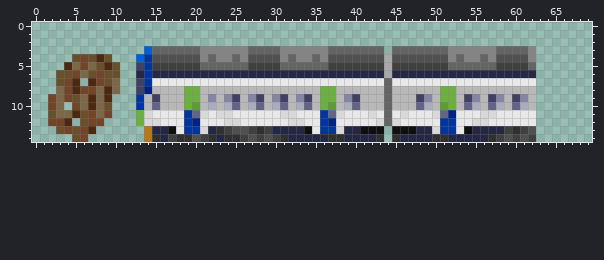
Sprite sheet, stored at docs/download_page/_static/CDC.png. Above is the file before it was changed.
The file is 70x15 pixels.
After:
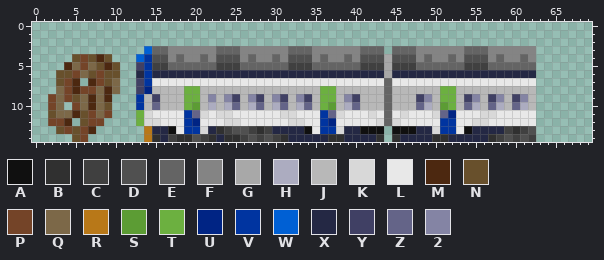
Palette (. is transparent): A #101010  B #303030  C #404040  D #505050  E #646464  F #848484  G #a8a8a8  H #acacc0  J #b8b8b8  K #d8d8d8  L #e8e8e8  M #4c2810  N #68502c  P #744428  Q #7c6848  R #b87818  S #5c9c34  T #6cb040  U #002484  V #0034a0  W #0060d4  X #242844  Y #404064  Z #646488  2 #8484a4
Commit: Fix: Count of CDC's air conditioner. Closes #255
The exact change:
y 3: x 17..20 EEEE -> FFFF; x 23..25 FFF -> EEE; x 27..30 EEEE -> FFFF; x 32..34 FFF -> EEE; x 37..40 EEEE -> FFFF; x 48..51 EEEE -> FFFF; x 54..56 FFF -> EEE; x 58..61 EEEE -> FFFF
y 4: x 17..25 DDDDFEFFE -> FEFFEFDDD; x 27..30 DDDD -> EFFE; x 32..40 EFFEFDDDD -> DDDFEFFEF; x 48..56 DDDDFEFFE -> FEFFEFDDD; x 58..61 DDDD -> EFFE
y 5: x 17..20 CCCC -> EEEE; x 23..25 EEE -> CCC; x 27..30 CCCC -> EEEE; x 32..34 EEE -> CCC; x 37..40 CCCC -> EEEE; x 48..51 CCCC -> EEEE; x 54..56 EEE -> CCC; x 58..61 CCCC -> EEEE
Where, in picture pixels (left, top, right, bottom), the same in both pictures:
changed: (168, 46, 360, 70)
changed: (416, 46, 528, 70)
